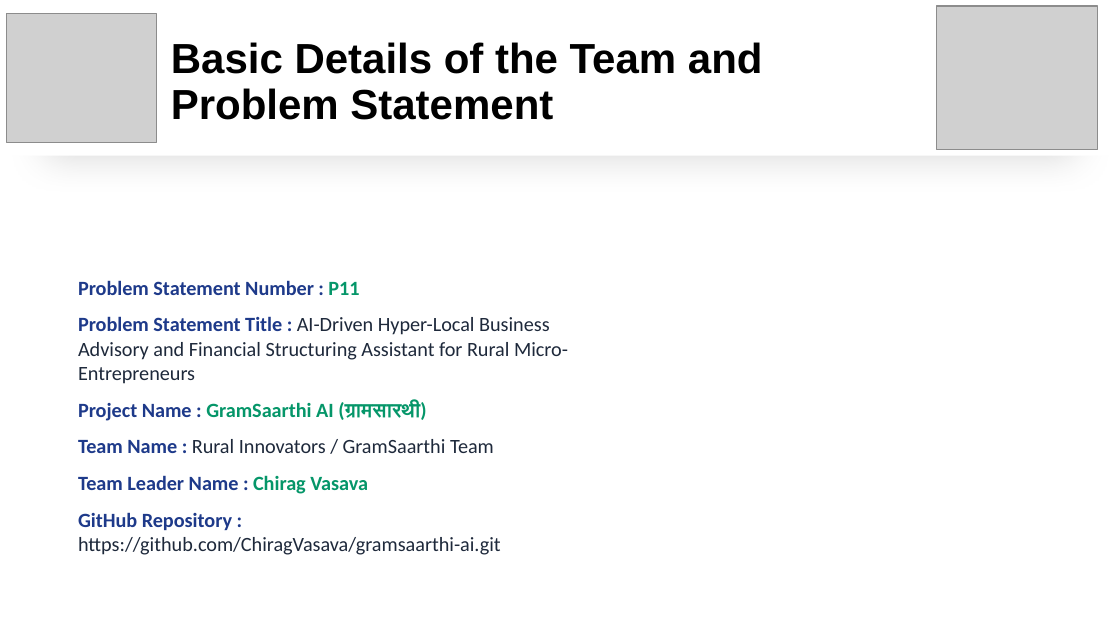
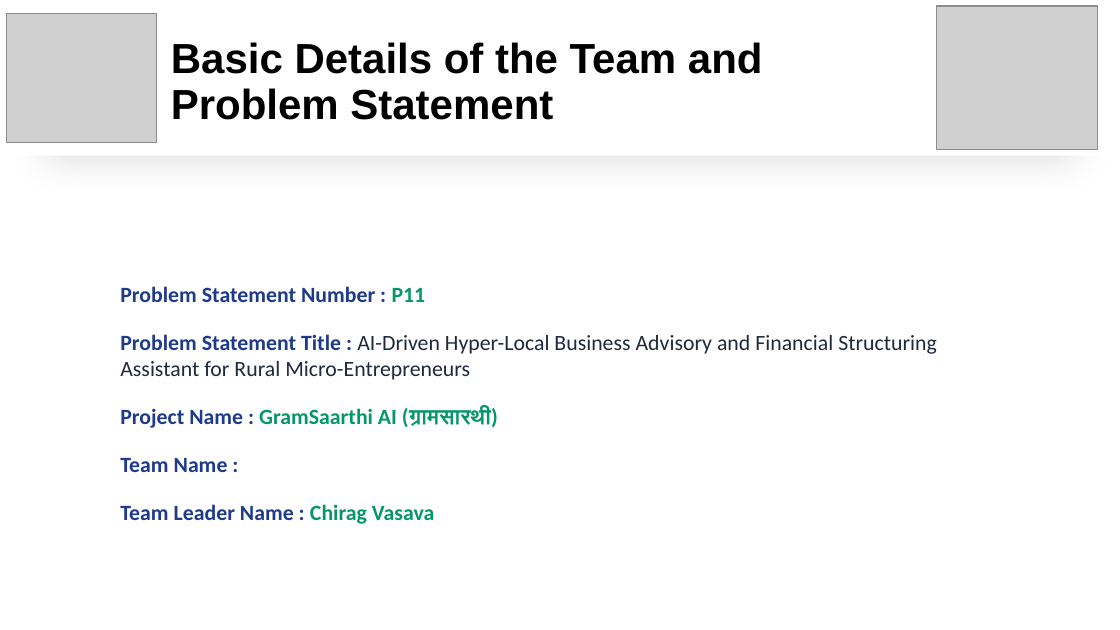
Before and after one commit to ChiragVasava/gramsaarthi-ai, a slide deck: slide 1 of MD_Files/GramSaarthi_AI_Hackathon_Presentation.pptx. Drawn at 1120x630 pixels with LibreOffice and Linux fonts; fonts in the diff are those of the drawing; grey boxes stand for pictures. Boxes give left, top, right and bottom in pixels: in the first picture for what was removed or moved away, otherwise in the second. Text is boxed around its words. In the diff, an @@ line names an element or a change of style, - is before the commit and + after.

Commit message:
fix(ppt): polish slide layout, fix bullet indentation, clean architecture diagram, and update slide headings

```diff
--- a/MD_Files/GramSaarthi_AI_Hackathon_Presentation.pptx
+++ b/MD_Files/GramSaarthi_AI_Hackathon_Presentation.pptx
@@ text "Problem Statement Number : P11": place and size @@
-text "Problem Statement Number : P11" at (78, 280, 568, 555)
+text "Problem Statement Number : P11" at (120, 286, 937, 524)
@@ text at (120, 286, 937, 524): size 13 to 14 pt; more space between paragraphs @@
@@ text at (120, 458, 228, 472): text changed; size 13 to 14 pt; text colour #1E293B to #1E3A8A; bold on @@
-Team Name : Rural Innovators / GramSaarthi Team
+Team Name :
@@ text at (78, 512, 501, 555): paragraph removed @@
-GitHub Repository : https://github.com/ChiragVasava/gramsaarthi-ai.git
```
Also in this commit, not shown: 5 other slides changed, 2 other files.
